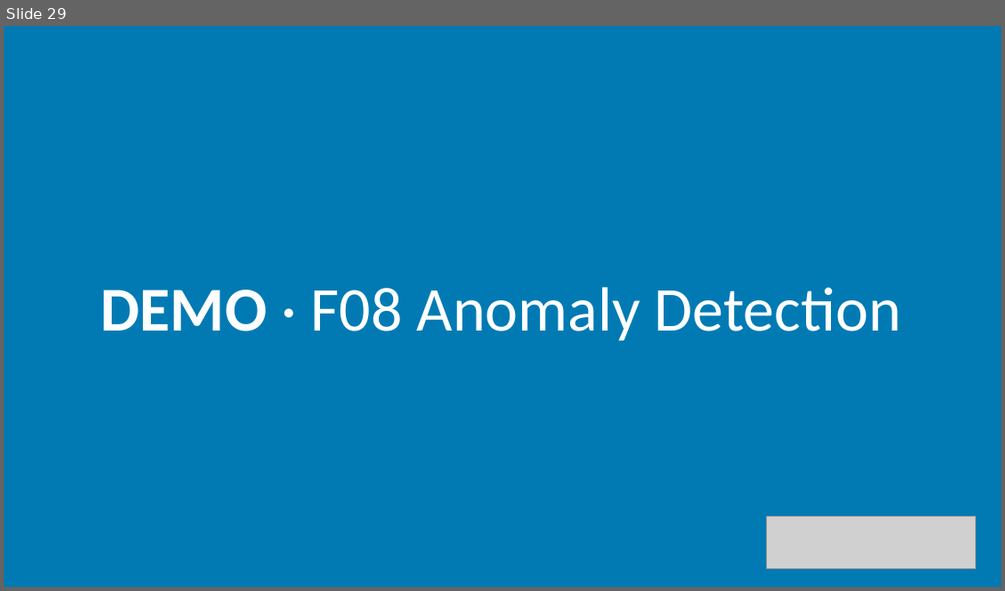
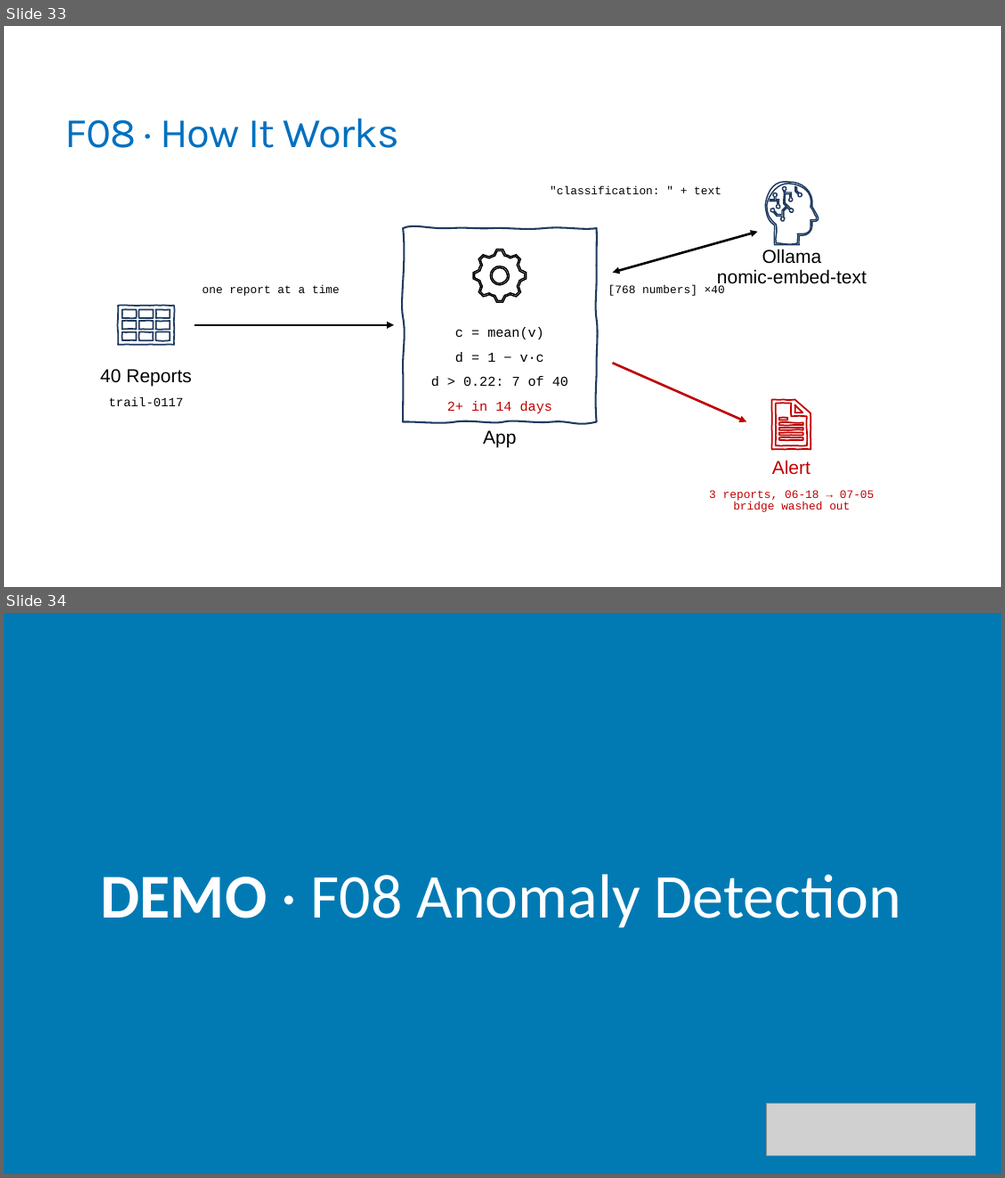
Before and after one commit to trailheadtechnology/10-ai-features-workshop, a slide deck: modules/M3-deciding/M3-deciding.pptx. Shown one above the other, each under a label of ours: slide 29 before the commit, slides 33 and 34 after it. The pictures are 1005x591 and 1005x1178 pixels, drawn with LibreOffice and Linux fonts; fonts in the diff are those of the drawing; grey boxes stand for pictures. Boxes give left, top, right and bottom in pixels: in the first picture for what was removed or moved away, otherwise in the second. Text is boxed around its words. In the diff, an @@ line names an element or a change of style, - is before the commit and + after.

```diff
--- a/modules/M3-deciding/M3-deciding.pptx
+++ b/modules/M3-deciding/M3-deciding.pptx
@@ slide 33 added at <box>4,26,1001,587</box>, background #FFFFFF @@
@@ title added at <box>65,118,399,148</box>, 40.5 pt, text #0070C0 @@
+F08 · How It Works
@@ text added at <box>550,185,721,194</box>, 11 pt, text #000000 @@
+"classification: " + text
@@ group added at <box>765,183,818,245</box>: 4 freeform shapes @@
@@ freeform shape added at <box>404,228,597,421</box>, outline #1F3A5F 1.75 pt @@
@@ double arrow added from (613, 272) to (758, 232), #000000 2.25 pt @@
@@ freeform shape added at <box>474,248,526,302</box>, outline #000000 1.25 pt @@
@@ text added at <box>717,248,866,287</box>, 18 pt, text #000000 @@
+Ollama
+nomic-embed-text
@@ freeform shape added at <box>113,291,179,359</box>, outline #1F3A5F 1.5 pt @@
@@ text added at <box>202,285,340,296</box>, 11 pt, text #000000 @@
+one report at a time
@@ freeform shape added at <box>490,266,509,285</box>, outline #000000 1.25 pt @@
@@ text added at <box>608,285,725,296</box>, 11 pt, text #000000 @@
+[768 numbers] ×40
@@ arrow added from (194, 325) to (395, 325), #000000 2.25 pt @@
@@ text added at <box>455,327,544,339</box>, 13 pt, text #000000 @@
+c = mean(v)
@@ text added at <box>100,369,191,386</box>, 18 pt, text #000000 @@
+40 Reports
@@ text added at <box>455,352,544,362</box>, 13 pt, text #000000 @@
+d = 1 − v·c
@@ arrow added from (613, 362) to (746, 421), #C00000 2.25 pt @@
@@ text added at <box>109,397,184,406</box>, 12 pt, text #000000 @@
+trail-0117
@@ text added at <box>431,376,568,386</box>, 13 pt, text #000000 @@
+d > 0.22: 7 of 40
@@ group added at <box>761,394,821,454</box>: 7 freeform shapes @@
@@ text added at <box>447,401,552,413</box>, 13 pt, text #C00000 @@
+2+ in 14 days
@@ text added at <box>483,430,516,447</box>, 18 pt, text #000000 @@
+App
@@ text added at <box>772,459,810,475</box>, 18 pt, text #C00000 @@
+Alert
@@ text added at <box>709,490,874,512</box>, 11 pt, text #C00000 @@
+3 reports, 06-18 → 07-05
+bridge washed out
@@ what was slide 29 is now slide 34 @@
```
Also in this commit, not shown: 6 slides changed, 15 other slides added, 11 slides removed, 3 other files.
